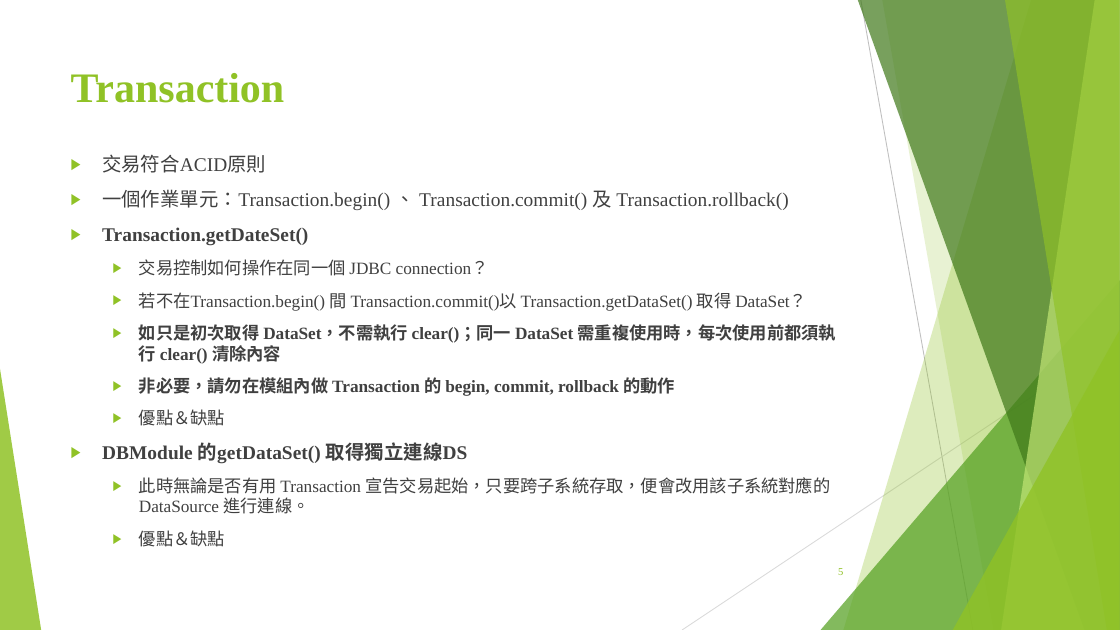
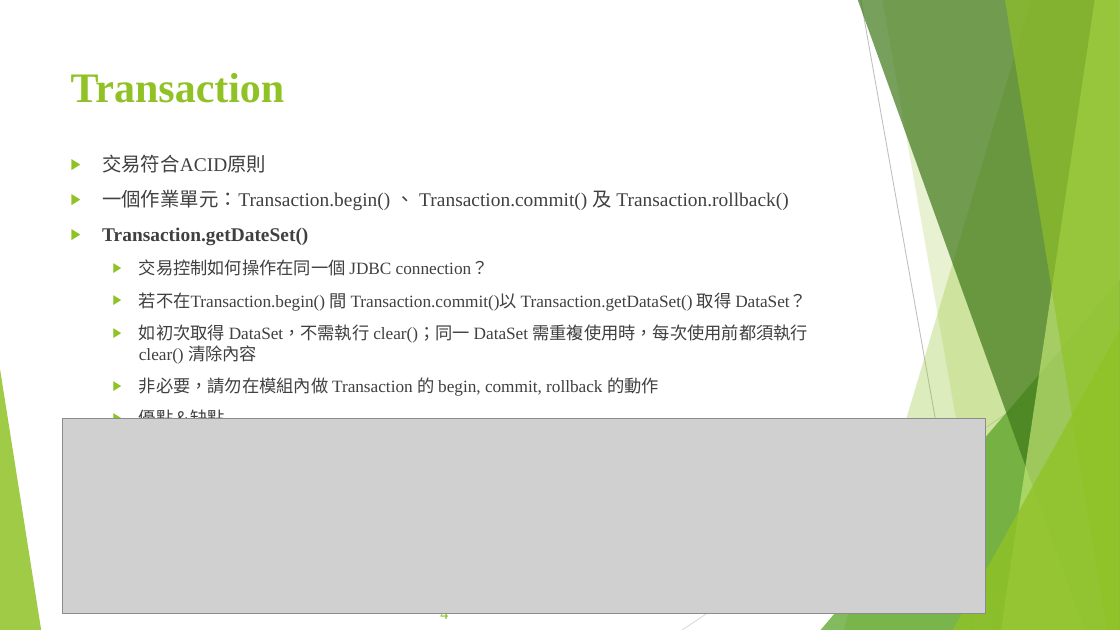
Before and after one commit to Szying/Js_Tools, a slide deck: slide 4 of 期末報告.pptx (slide 5 before the commit). Drawn at 1120x630 pixels with LibreOffice and Linux fonts; fonts in the diff are those of the drawing; grey boxes stand for pictures. Boxes give left, top, right and bottom in pixels: in the first picture for what was removed or moved away, otherwise in the second. Text is boxed around its words. In the diff, an @@ line names an element or a change of style, - is before the commit and + after.

```diff
--- a/期末報告.pptx
+++ b/期末報告.pptx
@@ text at <box>139,324,809,364</box>: text changed; bold off @@
-  ▶ 如只是初次取得 DataSet，不需執行 clear()；同一 DataSet 需重複使用時，每次使用前都須執行 clear() 清除內容
+  ▶ 如初次取得 DataSet，不需執行 clear()；同一 DataSet 需重複使用時，每次使用前都須執行 clear() 清除內容
@@ text at <box>139,377,659,396</box>: bold off in "非必要，請勿在模組內做 Transaction 的 begin, commit, rollback 的動作" @@
@@ picture added at <box>62,418,986,613</box> @@
@@ page number removed at <box>838,568,843,575</box> @@
-5
@@ page number added at <box>440,613,448,623</box>, 14 pt, text #90C226 @@
+4
```
Also in this commit, not shown: 19 other slides changed, 2 slides added, 6 slides removed.
